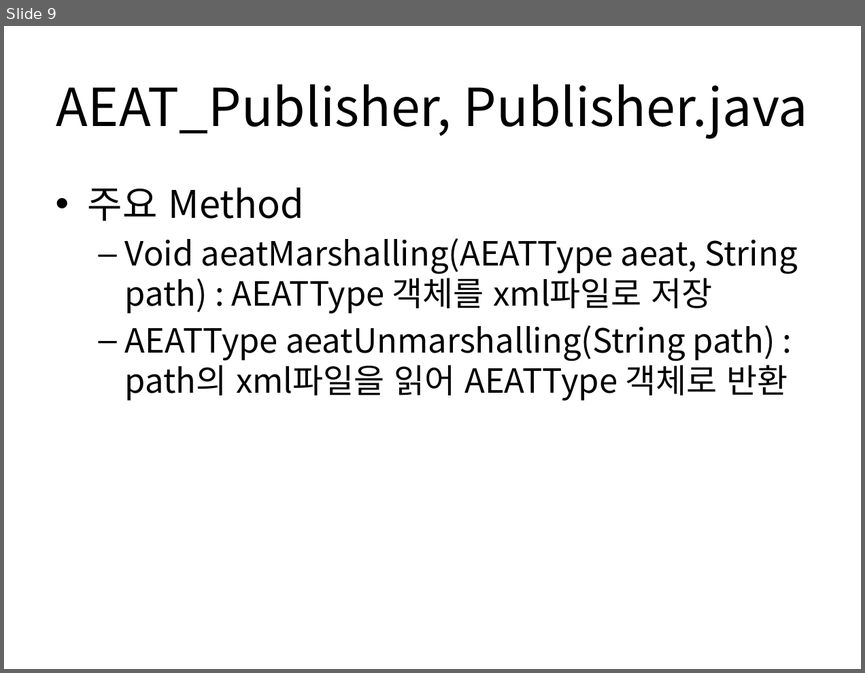
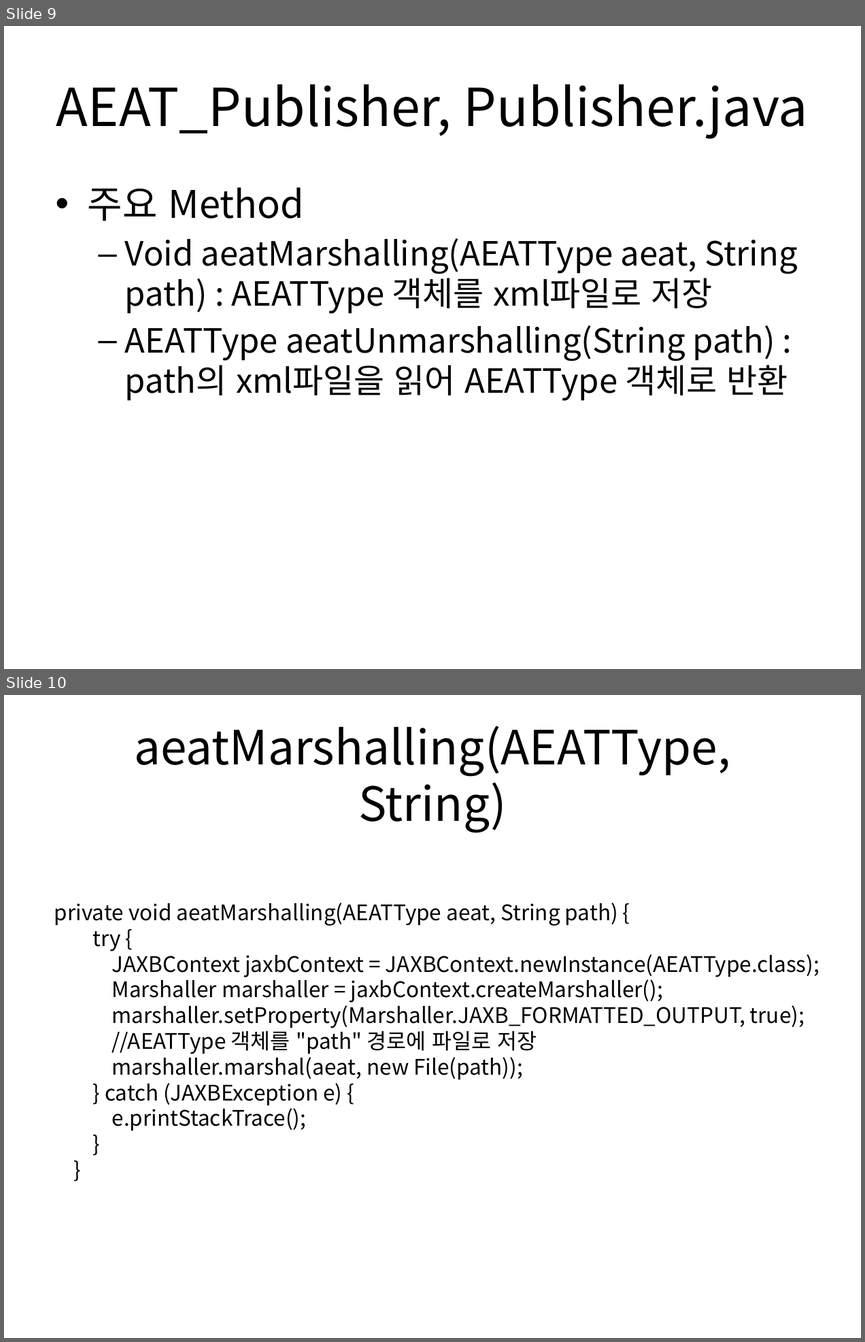
Before and after one commit to comkeen/lecture, a slide deck: howToConfig.pptx. Shown one above the other, each under a label of ours: slide 9 before the commit, slides 9 and 10 after it. The pictures are 865x673 and 865x1342 pixels, drawn with LibreOffice and Linux fonts; fonts in the diff are those of the drawing. Boxes give left, top, right and bottom in pixels: in the first picture for what was removed or moved away, otherwise in the second. Text is boxed around its words. In the diff, an @@ line names an element or a change of style, - is before the commit and + after.

```diff
--- a/howToConfig.pptx
+++ b/howToConfig.pptx
@@ slide 10 added at (4, 695, 861, 1338), background #FFFFFF @@
@@ title added at (134, 726, 730, 832), 39.6 pt, text #000000 @@
+aeatMarshalling(AEATType, String)
@@ text added at (54, 902, 819, 1131), 18 pt, text #000000 @@
+private void aeatMarshalling(AEATType aeat, String path) {
+try {
+JAXBContext jaxbContext = JAXBContext.newInstance(AEATType.class);
+Marshaller marshaller = jaxbContext.createMarshaller();
+marshaller.setProperty(Marshaller.JAXB_FORMATTED_OUTPUT, true);
+//AEATType 객체를 "path" 경로에 파일로 저장
+marshaller.marshal(aeat, new File(path));
+} catch (JAXBException e) {
+e.printStackTrace();
+}
+}
```
Also in this commit, not shown: 1 other slide added.
